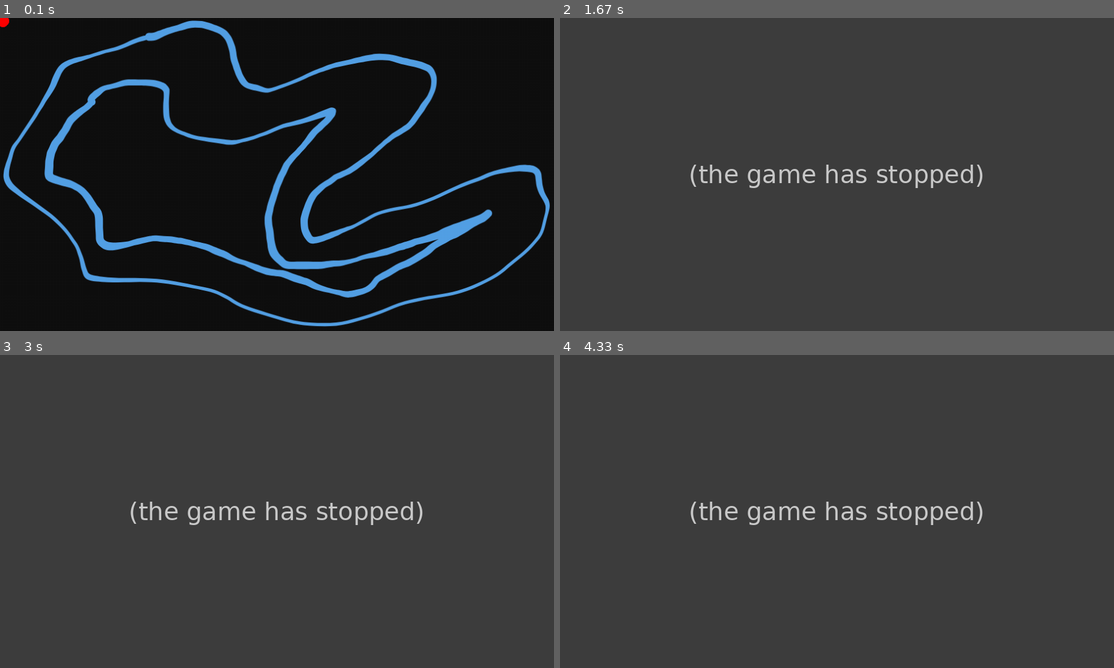
Above: before the commit, frames 1-4 (two rows, left to right).
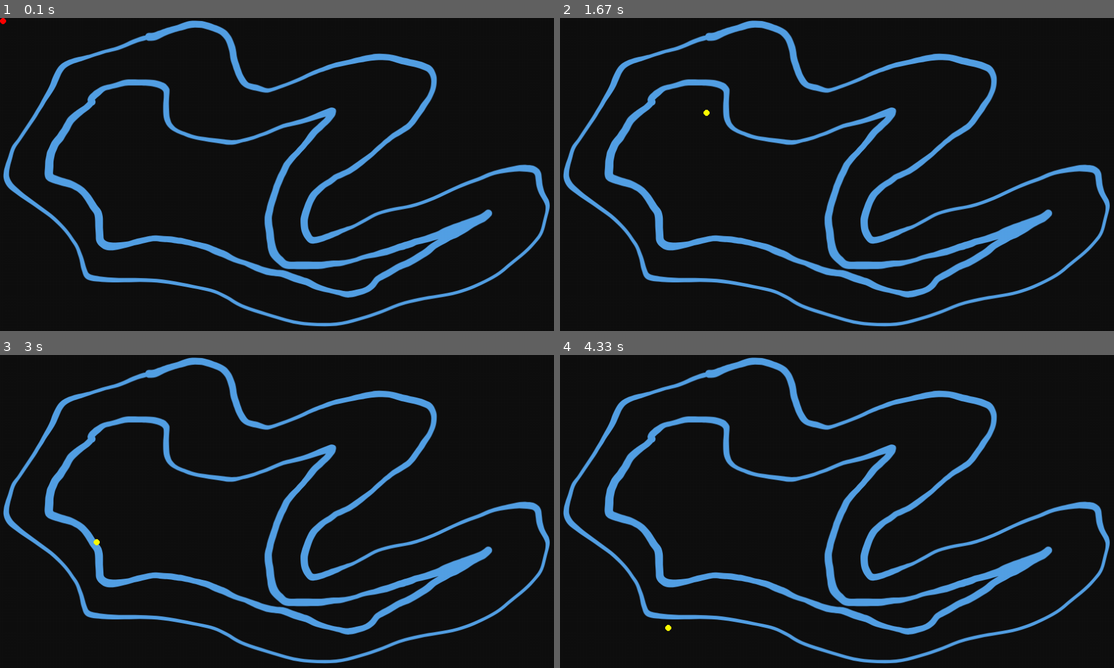
Above: after the commit, the same moments.

Repository: emmanuelvende/BouncingBalls
Game: pygame game, started from p.py
The game is run twice, just before and just after one commit, with the same random seed, the same clock (stepped at 60 frames per second) and the same inputs.
Inputs (mouse positions are in pixels of both pictures, inside the frame that each line leads up to):
- Up to frame 1 (0.1 s): no input
- Up to frame 2 (1.67 s): click (837, 174) at 0.38 s; click (892, 243) at 0.72 s; click (1041, 284) at 1.05 s; click (704, 111) at 1.38 s
- Up to frame 3 (3 s): click (277, 549) at 1.72 s; click (199, 445) at 2.05 s; click (470, 592) at 2.38 s; click (94, 542) at 2.72 s
- Up to frame 4 (4.33 s): click (676, 452) at 3.05 s; click (704, 567) at 3.38 s; click (1036, 583) at 3.72 s; click (665, 627) at 4.05 s

The runs differ from the first frame. In frame 1, less than 0.1% of the frame differs, in the area x 0-2%, y 0-3%; in frame 2, 100%, in the area x 0-100%, y 0-100%; in frame 3, 100%; in frame 4, 100%.
Error before the commit: AttributeError: 'Context' object has no attribute 'transition_to_next_state' (statem.py line...; the game stopped at 0.38 s (later frames are placeholders)

Commit message:
Fixing some errors

Diff:
--- a/p.py
+++ b/p.py
@@ -1,7 +1,4 @@
 import pygame
-import pygame.draw
-import pygame.image
-import pygame.mouse
 import statem
 
 
--- a/statem.py
+++ b/statem.py
@@ -11,30 +11,28 @@
     def click(self, screen):
         pass
 
-    def get_next_state(self):
+    def next_state(self):
         pass
 
 
-class PrepareBallPosState(State):
+class StateSettingPos(State):
     def idle(self, screen):
         RED = 255, 0, 0
-        w, h = screen.get_size()
-        r = (w**2 + h**2) ** 0.5 / 100
+        r = 5
         x, y = pygame.mouse.get_pos()
         pygame.draw.circle(screen, RED, (x, y), r)
 
     def click(self, screen):
-        self.context.transition_to_next_state()
+        self.context.next_state()
 
-    def get_next_state(self):
-        return PrepareBallSpeedState(self.context)
+    def next_state(self):
+        return StateSettingSpeed(self.context)
 
 
-class PrepareBallSpeedState(State):
+class StateSettingSpeed(State):
     def idle(self, screen):
         YELLOW = (255, 255, 0)
-        w, h = screen.get_size()
-        r = (w**2 + h**2) ** 0.5 / 100
+        r = 5
         x, y = pygame.mouse.get_pos()
         pygame.draw.circle(screen, YELLOW, (x, y), r)
 
@@ -45,7 +43,7 @@
 
 class Context:
     def __init__(self):
-        self.state = PrepareBallPosState(self)
+        self.state = StateSettingPos(self)
 
     def idle(self, screen):
         self.state.idle(screen)
@@ -53,5 +51,5 @@
     def click(self, screen):
         self.state.click(screen)
 
-    def go_to_next_state(self):
-        self.state = self.state.get_next_state()
+    def next_state(self):
+        self.state = self.state.next_state()
